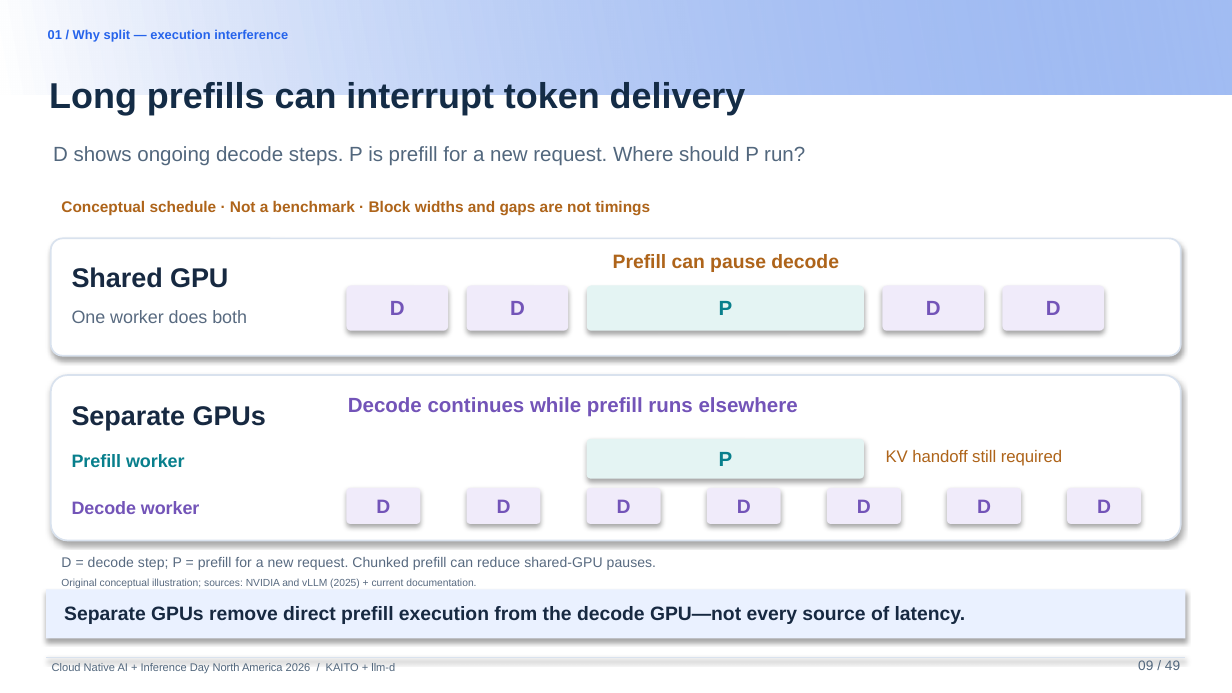
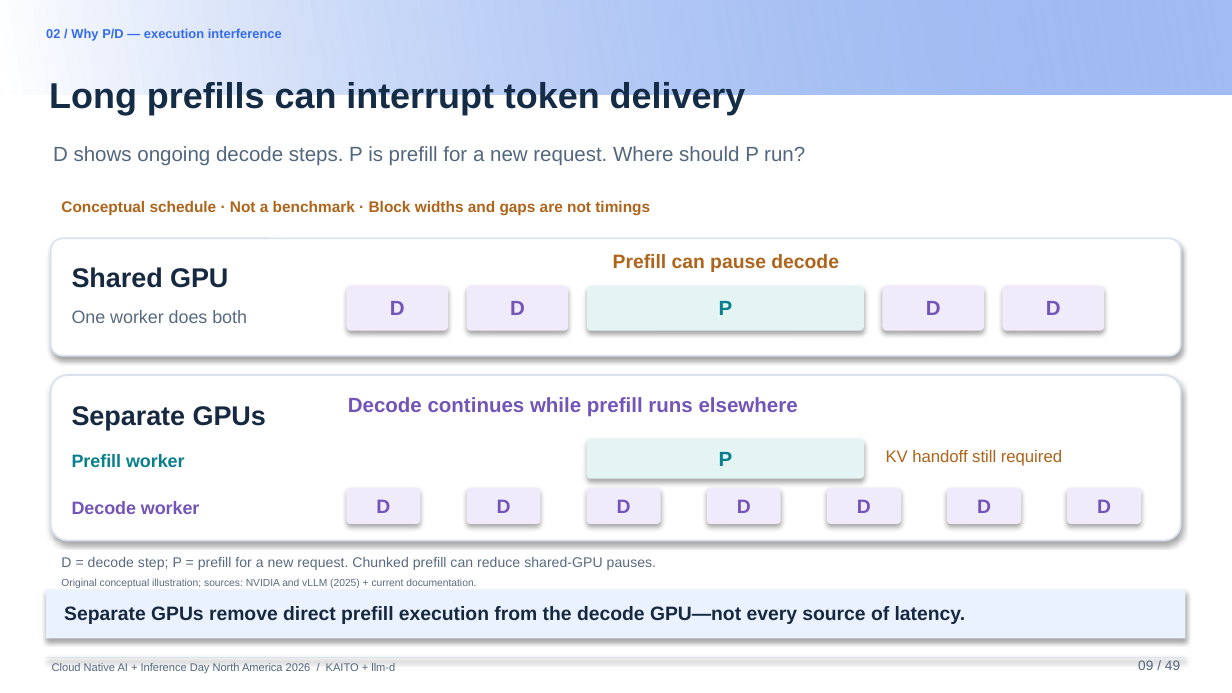
Before and after one commit to andyzhangx/demo, a slide deck: slide 9 of llm/pd-disaggregation/kubecon-na-2026-pd-disaggregation-kaito-llmd.pptx. Drawn at 1232x693 pixels with LibreOffice and Linux fonts; fonts in the diff are those of the drawing; background and template pictures are left out. Boxes give left, top, right and bottom in pixels: in the first picture for what was removed or moved away, otherwise in the second. Text is boxed around its words. In the diff, an @@ line names an element or a change of style, - is before the commit and + after.

```diff
--- a/llm/pd-disaggregation/kubecon-na-2026-pd-disaggregation-kaito-llmd.pptx
+++ b/llm/pd-disaggregation/kubecon-na-2026-pd-disaggregation-kaito-llmd.pptx
@@ text at bbox=[46, 28, 282, 41]: text changed; text colour #2563EB to #346CEC @@
-01 / Why split — execution interference
+02 / Why P/D — execution interference
```
Also in this commit, not shown: 30 other slides changed.
